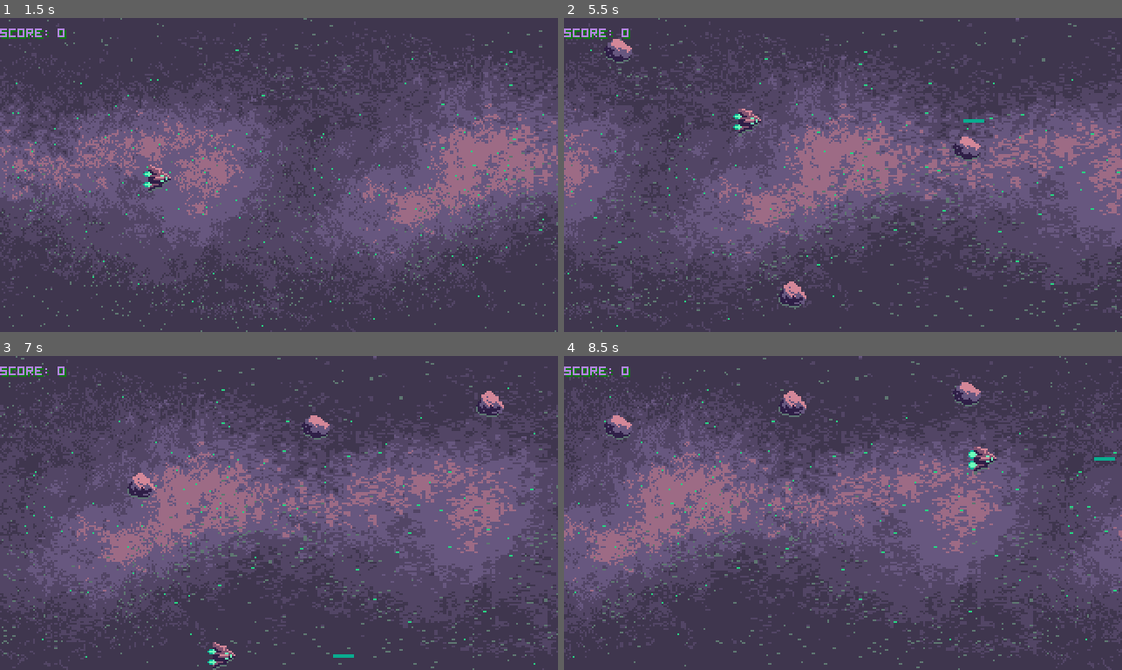
Above: before the commit, frames 1-4 (two rows, left to right).
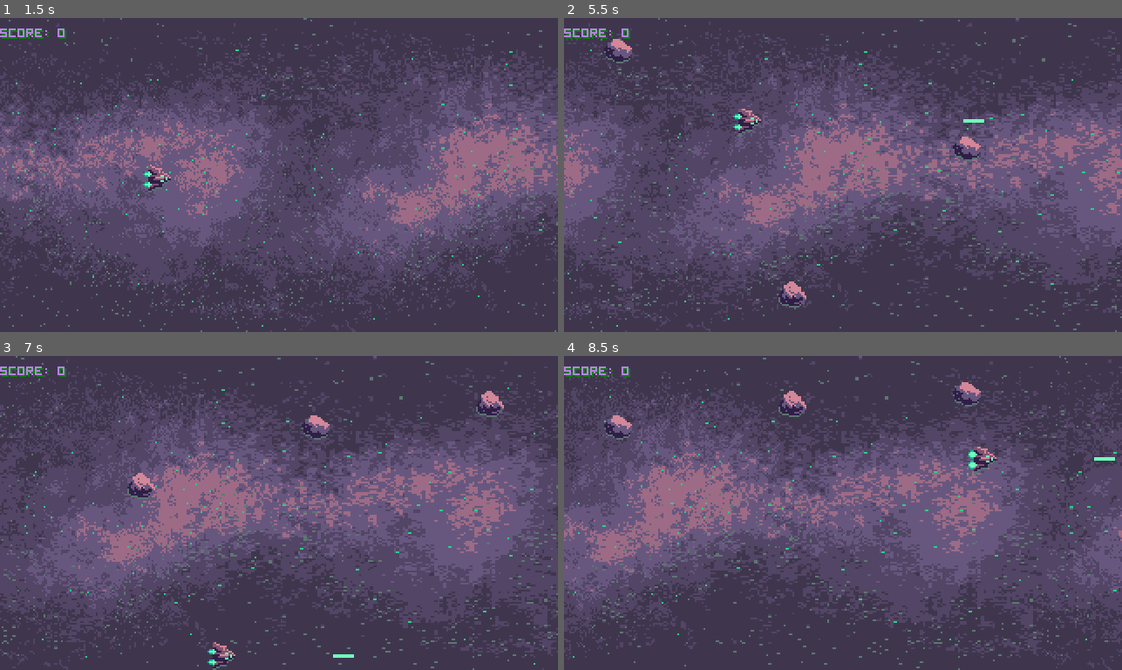
Above: after the commit, the same moments.

Repository: IamMuuo/asteroids
Game: Godot game, scene res://Scenes/MainMenu.tscn
The game is run twice, just before and just after one commit, with the same random seed, the same clock (stepped at 60 frames per second) and the same inputs.
Inputs:
- Up to frame 1 (1.5 s): click "START GAME" at 0.5 s; tap Enter at 1.25 s; hold Right from 1.28 s (still down); hold Enter from 1.28 s (still down)
- Up to frame 2 (5.5 s): tap Space at 1.52, 2.27, 3.77, 4.52, 5.27 s; release Right at 2.03 s; release Enter at 2.03 s; hold Down 2.03-2.78 s; tap Enter at 2.1, 3.6, 5.1 s; hold Right 2.78-3.53 s; hold Enter 2.78-3.53 s; hold Up 3.53-4.28 s; hold Enter 4.28-5.03 s; hold Left from 4.28 s (still down)
- Up to frame 3 (7 s): release Left at 5.78 s; hold Down 5.78-6.53 s; hold Enter 5.78-6.53 s; hold Right from 6.53 s (still down); tap Enter at 6.6 s; tap Space at 6.77 s
- Up to frame 4 (8.5 s): release Right at 7.28 s; hold Up 7.28-8.03 s; hold Enter 7.28-8.03 s; tap Space at 7.52, 8.27 s; hold Right from 8.03 s (still down); tap Enter at 8.1 s

Frame 1 is identical in both runs. In frame 2, less than 0.1% of the frame differs, in the area x 71-76%, y 32-34%; in frame 3, less than 0.1%; in frame 4, less than 0.1%.

Commit message:
Fixed the bullet passing bug

Diff:
--- a/Scenes/Shot.tscn
+++ b/Scenes/Shot.tscn
@@ -23,5 +23,6 @@
 
 [node name="Sprite" type="AnimatedSprite" parent="."]
 frames = SubResource( 2 )
-frame = 1
 playing = true
+
+[connection signal="area_entered" from="." to="." method="_on_Shot_area_entered"]
--- a/scripts/Shot.gd
+++ b/scripts/Shot.gd
@@ -9,3 +9,10 @@
 
 	if position.x > SCREEN_WIDTH:
 		queue_free()
+
+
+
+
+func _on_Shot_area_entered(area):
+	if area.is_in_group("asteroid"):
+		queue_free()
